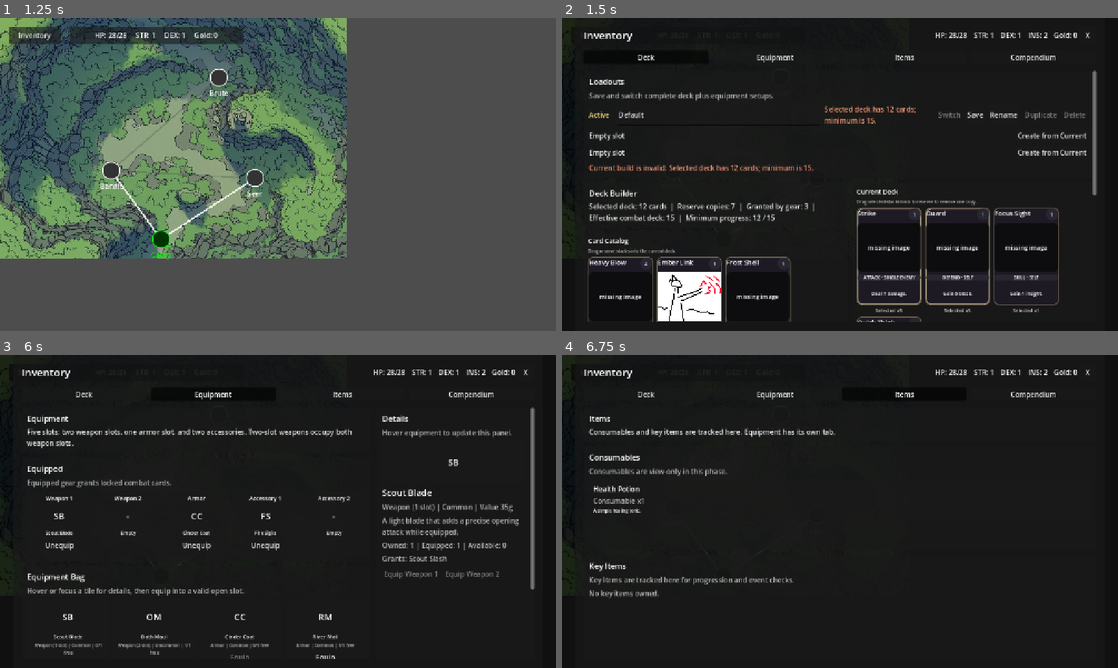
Above: before the commit, frames 1-4 (two rows, left to right).
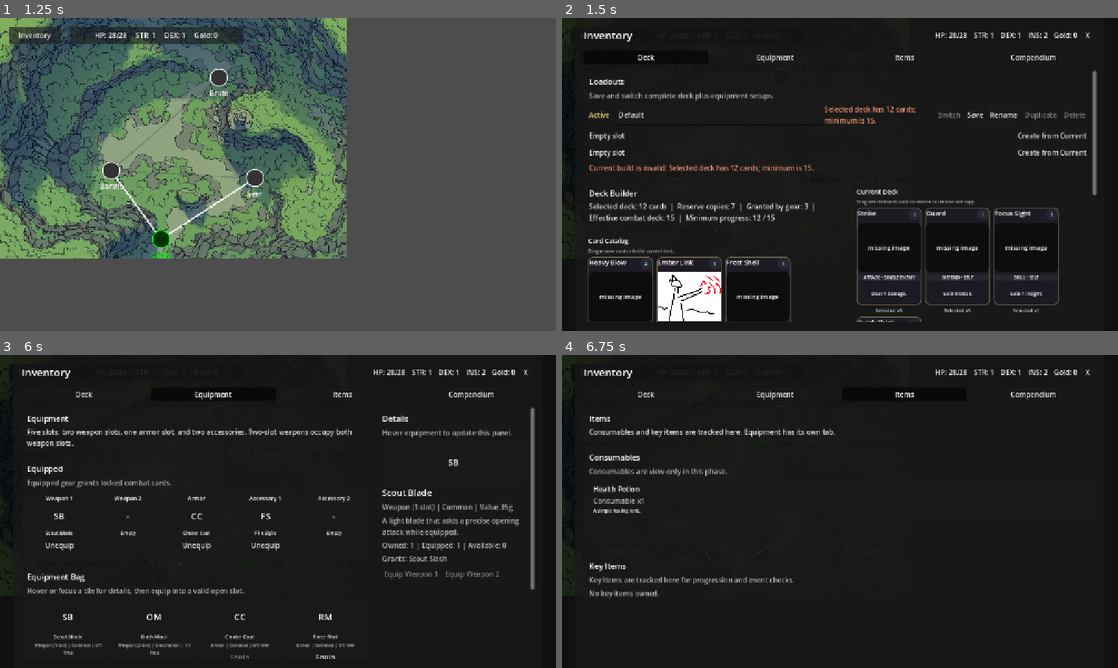
Above: after the commit, the same moments.

Repository: IzzetNecu/deckbuilderTool
Game: Godot game, scene res://scenes/main_menu/MainMenu.tscn
Two runs of this game, one before a commit and one after it. Both use one fixed random seed, a clock stepped at 60 frames per second and the inputs below.
Inputs:
- Up to frame 1 (1.25 s): click "Start Game" at 0.5 s
- Up to frame 2 (1.5 s): click "Inventory" at 1.25 s
- Up to frame 3 (6 s): click "Camp" at 2 s; click "Bandit" at 2.75 s; click "Seer" at 3.5 s; click "Brute" at 4.25 s; click "Deck" at 5 s; click "Equipment" at 5.75 s
- Up to frame 4 (6.75 s): click "Items" at 6.5 s

Frame 1 is identical in both runs. In frame 2, 0.7% of the frame differs, in the area x 9-77%, y 58-92%; in frame 3, less than 0.1%; in frame 4, less than 0.1%.

Commit message:
refactor: remove stack visualization logic from inventory tiles and update associated UI text

Diff:
--- a/game/data/game_data.json
+++ b/game/data/game_data.json
@@ -58,7 +58,8 @@
           "equip_cinder_coat",
           "equip_river_mail",
           "equip_fire_sigils",
-          "equip_water_sigils"
+          "equip_water_sigils",
+          "5e25d212-b6ec-470e-8efd-285c1ee53522"
         ],
         "keyItems": []
       },
@@ -791,6 +792,21 @@
       "effects": [],
       "cardIds": [
         "card_tidal_guard"
+      ],
+      "conditions": []
+    },
+    {
+      "id": "5e25d212-b6ec-470e-8efd-285c1ee53522",
+      "name": "bong",
+      "description": "bing bong",
+      "equipmentImage": "",
+      "type": "accessory",
+      "slotCost": 1,
+      "rarity": "legendary",
+      "value": 10,
+      "effects": [],
+      "cardIds": [
+        "enemy_gust_snare"
       ],
       "conditions": []
     }
--- a/game/scenes/ui/InventoryCardTile.gd
+++ b/game/scenes/ui/InventoryCardTile.gd
@@ -23,7 +23,6 @@
 var action_text: String = ""
 var action_enabled: bool = true
 var rules_text: String = ""
-var stack_count: int = 1
 
 @onready var name_label: Label = $Margin/VBox/Header/TitleBox/NameLabel
 @onready var meta_label: Label = $Margin/VBox/Header/TitleBox/MetaLabel
@@ -37,10 +36,6 @@
 @onready var effects_label: Label = $Margin/VBox/EffectsLabel
 @onready var footer_label: Label = $Margin/VBox/FooterLabel
 @onready var action_button: Button = $Margin/VBox/ActionButton
-@onready var back_stack_a: PanelContainer = $BackStackA
-@onready var back_stack_b: PanelContainer = $BackStackB
-@onready var back_stack_a_label: Label = $BackStackA/BackTitle
-@onready var back_stack_b_label: Label = $BackStackB/BackTitle
 
 func _ready() -> void:
 	mouse_filter = Control.MOUSE_FILTER_STOP
@@ -65,7 +60,6 @@
 	action_text = str(options.get("action_text", ""))
 	action_enabled = bool(options.get("action_enabled", true))
 	rules_text = str(options.get("rules_text", GameState.get_preview_card_text(card_data)))
-	stack_count = max(int(options.get("stack_count", 1)), 1)
 	tooltip_text = str(options.get("tooltip_text", ""))
 	_apply_content()
 
@@ -88,8 +82,6 @@
 		str(card_data.get("type", "card")).to_upper(),
 		str(card_data.get("targeting", "self")).replace("_", " ").to_upper()
 	]
-	back_stack_a_label.text = name_label.text
-	back_stack_b_label.text = name_label.text
 	count_badge.visible = not count_text.is_empty()
 	count_label.text = count_text
 	var cost_value = str(int(card_data.get("cost", 0)))
@@ -101,8 +93,6 @@
 	action_button.text = action_text
 	action_button.disabled = not action_enabled
 	action_button.focus_mode = Control.FOCUS_NONE
-	back_stack_a.visible = compact_mode and stack_count > 1
-	back_stack_b.visible = compact_mode and stack_count > 2
 	meta_label.visible = false
 	footer_label.visible = not footer_text.is_empty() and not compact_mode
 	type_label.get_parent().visible = true
@@ -160,8 +150,7 @@
 		"locked": locked,
 		"count_text": count_text,
 		"footer_text": footer_text,
-		"rules_text": rules_text,
-		"stack_count": stack_count
+		"rules_text": rules_text
 	})
 	preview_tile.mouse_filter = Control.MOUSE_FILTER_IGNORE
 	preview_tile.position = Vector2.ZERO
@@ -220,10 +209,6 @@
 	type_label.mouse_filter = Control.MOUSE_FILTER_IGNORE
 	effects_label.mouse_filter = Control.MOUSE_FILTER_IGNORE
 	footer_label.mouse_filter = Control.MOUSE_FILTER_IGNORE
-	back_stack_a.mouse_filter = Control.MOUSE_FILTER_IGNORE
-	back_stack_b.mouse_filter = Control.MOUSE_FILTER_IGNORE
-	back_stack_a_label.mouse_filter = Control.MOUSE_FILTER_IGNORE
-	back_stack_b_label.mouse_filter = Control.MOUSE_FILTER_IGNORE
 
 func _fit_name_to_single_line() -> void:
 	var font: Font = name_label.get_theme_font("font")
--- a/game/scenes/ui/InventoryCardTile.tscn
+++ b/game/scenes/ui/InventoryCardTile.tscn
@@ -31,50 +31,6 @@
 [node name="InventoryCardTile" type="PanelContainer"]
 theme_override_styles/panel = SubResource("StyleBoxFlat_tile_panel")
 script = ExtResource("1_tile")
-
-[node name="BackStackB" type="PanelContainer" parent="."]
-visible = false
-layout_mode = 1
-offset_left = 16.0
-offset_top = 10.0
-offset_right = 144.0
-offset_bottom = 42.0
-theme_override_styles/panel = SubResource("StyleBoxFlat_tile_panel")
-
-[node name="BackTitle" type="Label" parent="BackStackB"]
-layout_mode = 1
-anchors_preset = 15
-anchor_right = 1.0
-anchor_bottom = 1.0
-offset_left = 8.0
-offset_top = 4.0
-offset_right = -8.0
-offset_bottom = -4.0
-clip_text = true
-theme_override_font_sizes/font_size = 9
-text = "Card Name"
-
-[node name="BackStackA" type="PanelContainer" parent="."]
-visible = false
-layout_mode = 1
-offset_left = 8.0
-offset_top = 5.0
-offset_right = 146.0
-offset_bottom = 38.0
-theme_override_styles/panel = SubResource("StyleBoxFlat_tile_panel")
-
-[node name="BackTitle" type="Label" parent="BackStackA"]
-layout_mode = 1
-anchors_preset = 15
-anchor_right = 1.0
-anchor_bottom = 1.0
-offset_left = 8.0
-offset_top = 4.0
-offset_right = -8.0
-offset_bottom = -4.0
-clip_text = true
-theme_override_font_sizes/font_size = 10
-text = "Card Name"
 
 [node name="Margin" type="MarginContainer" parent="."]
 layout_mode = 1
--- a/game/scenes/ui/InventoryPanel.gd
+++ b/game/scenes/ui/InventoryPanel.gd
@@ -192,7 +192,7 @@
 	left_column.add_child(_make_note_panel("Deck Builder", _get_deck_summary_text()))
 	left_column.add_child(_make_card_stack_section(
 		"Card Catalog",
-		"Drag reserve stacks into the current deck.",
+		"Drag reserve cards into the current deck.",
 		"reserve",
 		reserve_entries,
 		"No reserve cards. Your selected deck already uses every owned copy."
@@ -200,14 +200,14 @@
 
 	center_column.add_child(_make_card_stack_section(
 		"Current Deck",
-		"Drag selected stacks back to reserve to remove one copy.",
+		"Drag selected cards back to reserve to remove one copy.",
 		"selected",
 		selected_entries,
 		"No selected cards."
 	))
 	center_column.add_child(_make_card_stack_section(
 		"Granted by Equipment",
-		"Locked stacks from equipped items.",
+		"Locked cards from equipped items.",
 		"granted",
 		granted_entries,
 		"No equipped gear is granting cards right now."
@@ -562,16 +562,15 @@
 		"locked": bool(entry.get("locked", false)),
 		"draggable": str(entry.get("section", "")) != "granted",
 		"drag_section": str(entry.get("section", "")),
-		"count_text": "" if section == "reserve" or section == "selected" else str(entry.get("count_text", "")),
+		"count_text": "",
 		"rules_text": str(entry.get("rules_text", "")),
 		"tooltip_text": str(entry.get("tooltip_text", "")),
 		"action_text": action_text,
-		"action_enabled": bool(entry.get("action_enabled", false)),
-		"stack_count": int(entry.get("copies", 1))
+		"action_enabled": bool(entry.get("action_enabled", false))
 	})
 	tile.action_pressed.connect(_on_deck_tile_action.bind(entry))
 
-	if section != "reserve" and section != "selected":
+	if str(entry.get("count_text", "")).is_empty():
 		return tile
 
 	var wrapper = VBoxContainer.new()
@@ -851,7 +850,7 @@
 				reserve_count,
 				selected_count + int(granted_counts.get(card_id, 0))
 			],
-			"Selected deck stack. Drag it to reserve to remove one copy; invalid deck sizes are blocked when saving.",
+			"Selected deck card. Drag it to reserve to remove one copy; invalid deck sizes are blocked when saving.",
 			GameState.can_remove_card_from_deck(str(card_id)),
 			false
 		))
@@ -873,7 +872,7 @@
 			reserve_count,
 			"Reserve x%d" % reserve_count,
 			"Owned copies not currently selected.",
-			"Reserve stack. Drag it into the current deck to add one copy.",
+			"Reserve card. Drag it into the current deck to add one copy.",
 			GameState.can_add_card_to_deck(str(card_id)),
 			false
 		))
